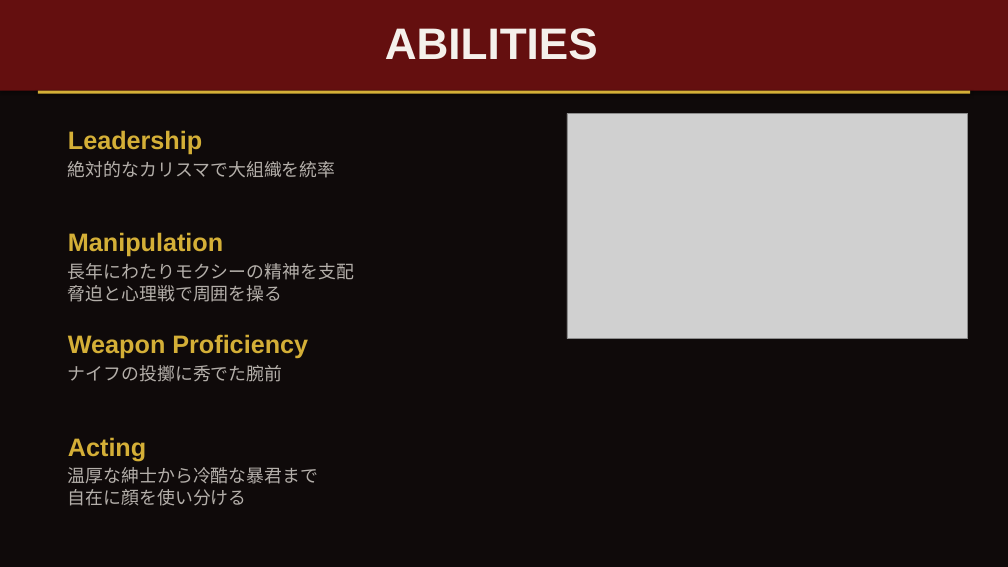
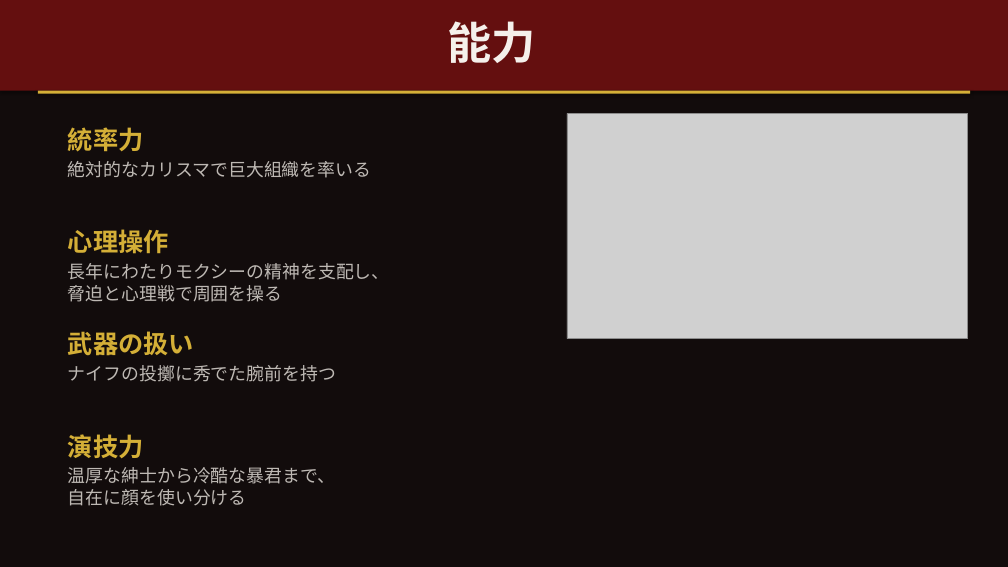
Before and after one commit to nanashi925/POWERPOINT, a slide deck: slide 6 of crimson_presentation.pptx. Drawn at 1008x567 pixels with LibreOffice and Linux fonts; fonts in the diff are those of the drawing; grey boxes stand for pictures. Boxes give left, top, right and bottom in pixels: in the first picture for what was removed or moved away, otherwise in the second. Text is boxed around its words. In the diff, an @@ line names an element or a change of style, - is before the commit and + after.

```diff
--- a/crimson_presentation.pptx
+++ b/crimson_presentation.pptx
@@ background #0F0A0A to #120C0C @@
@@ text at (x1=447, y1=21, x2=535, y2=63): text changed @@
-ABILITIES
+能力
@@ text at (x1=68, y1=127, x2=144, y2=152): text changed @@
-Leadership
+統率力
@@ text at (x1=68, y1=161, x2=371, y2=178): text changed; text colour #B4AFAA to #BEB9B4 @@
-絶対的なカリスマで大組織を統率
+絶対的なカリスマで巨大組織を率いる
@@ text at (x1=68, y1=229, x2=169, y2=254): text changed @@
-Manipulation
+心理操作
@@ text at (x1=68, y1=263, x2=390, y2=302): text changed; text colour #B4AFAA to #BEB9B4 @@
-長年にわたりモクシーの精神を支配
-脅迫と心理戦で周囲を操る
+長年にわたりモクシーの精神を支配し、
+脅迫と心理戦で周囲を操る
@@ text at (x1=68, y1=331, x2=194, y2=356): text changed @@
-Weapon Proficiency
+武器の扱い
@@ text at (x1=68, y1=365, x2=336, y2=382): text changed; text colour #B4AFAA to #BEB9B4 @@
-ナイフの投擲に秀でた腕前
+ナイフの投擲に秀でた腕前を持つ
@@ text at (x1=68, y1=434, x2=144, y2=458): text changed @@
-Acting
+演技力
@@ text at (x1=68, y1=467, x2=335, y2=506): text changed; text colour #B4AFAA to #BEB9B4 @@
-温厚な紳士から冷酷な暴君まで
-自在に顔を使い分ける
+温厚な紳士から冷酷な暴君まで、
+自在に顔を使い分ける
```
Also in this commit, not shown: 9 other slides changed, 1 slide added, 1 slide removed, 1 other file.
